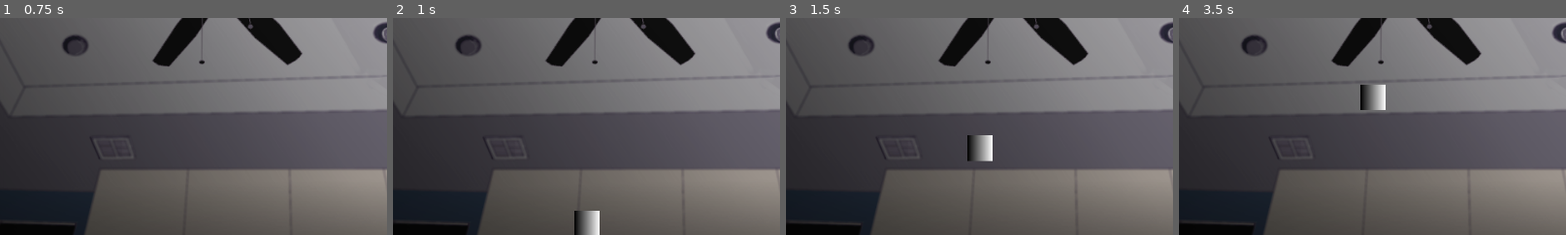
Above: before the commit, frames 1-4 (left to right).
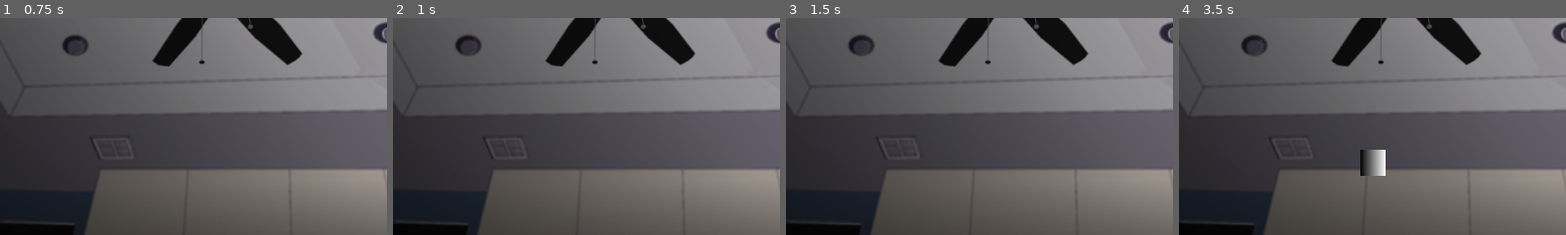
Above: after the commit, the same moments.

Repository: PatrikS24/GMTK26
Game: Godot game, scene res://state/main_state.tscn
Same seed, same stepped clock (60 frames per second), same inputs: the game is played once before the commit and once after it.
Inputs:
- Up to frame 1 (0.75 s): click "Start Game" at 0.5 s
- Up to frame 2 (1 s): no input
- Up to frame 3 (1.5 s): hold Right (ui_right) from 1.28 s (still down)
- Up to frame 4 (3.5 s): release Right (ui_right) at 2.03 s; hold Down (ui_down) 2.03-2.78 s; tap Enter at 2.75 s; hold Right (ui_right) from 2.78 s (still down)
The pictures show only the part of the screen within x 26-76%, y 50-100%; the shares and areas given below are measured in that part.

Frame 1 is identical in both runs. In frame 2, 0.6% of the frame differs, in the area x 46-54%, y 88-100%; in frame 3, 0.7%; in frame 4, 1.3%, in the area x 46-54%, y 30-73%.

Commit message:
blääääh

Diff:
--- a/state/main_state.tscn
+++ b/state/main_state.tscn
@@ -68,7 +68,7 @@
 "times": PackedFloat32Array(0.06666667, 1.5333333, 2.6666667, 3.9666667),
 "transitions": PackedFloat32Array(1, 1, 1, 1),
 "update": 0,
-"values": [Vector2(951, 1152), Vector2(951, 600), Vector2(951, 600), Vector2(951, 1152)]
+"values": [Vector2(951, 2000), Vector2(951, 600), Vector2(951, 600), Vector2(951, 2000)]
 }
 tracks/2/type = "value"
 tracks/2/imported = false
@@ -310,11 +310,16 @@
 mouse_filter = 2
 
 [node name="PhoneHand" type="TextureRect" parent="Cutscene/CanvasLayer/Control" unique_id=2006581225]
-layout_mode = 0
-offset_left = 951.0
-offset_top = 1152.0
-offset_right = 1015.0
-offset_bottom = 1216.0007
+layout_mode = 1
+anchors_preset = -1
+anchor_left = 0.512
+anchor_top = 1.0
+anchor_right = 0.512
+anchor_bottom = 1.0
+offset_left = -32.04004
+offset_top = 72.0
+offset_right = 31.95996
+offset_bottom = 136.00073
 texture = SubResource("GradientTexture2D_24ut0")
 
 [node name="BackgroundController" type="CanvasLayer" parent="." unique_id=1998990285 node_paths=PackedStringArray("camera")]
